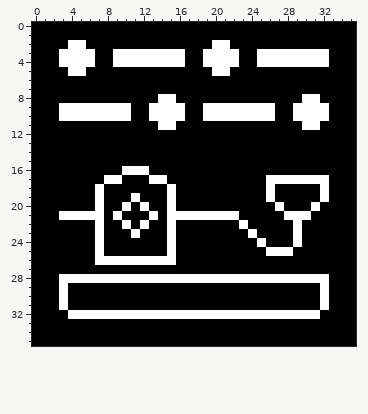
One commit to this pixel-art file: src/shared/apps/morse/sprites/icon.aseprite. The picture above was drawn from the file before the commit.
36x36 pixels, 1 frame.
And afterwards:
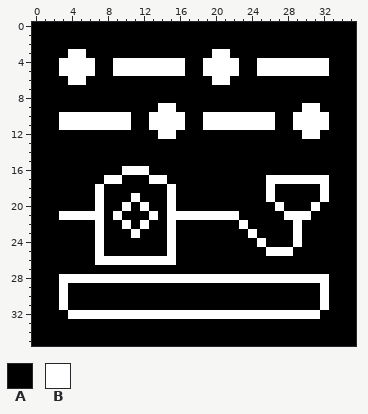
Palette (. is transparent): A #000000  B #ffffff
From the commit log: assets: refresh Golden chart and Morse icon
Diff:
Layer "Layer 2":
Colour A replaces colour B in row 2 at x 4 to 5 and 20 to 21; in row 3 at x 3, 6, 9 to 16, 19, 22 and 25 to 32; in row 8 at x 14 to 15 and 30 to 31; in row 9 at x 3 to 10, 13, 16, 19 to 26, 29 and 32.
Colour B replaces colour A in row 5 at x 3, 6, 9 to 16, 19, 22 and 25 to 32; in row 6 at x 4 to 5 and 20 to 21; in row 11 at x 3 to 10, 13, 16, 19 to 26, 29 and 32; in row 12 at x 14 to 15 and 30 to 31.
